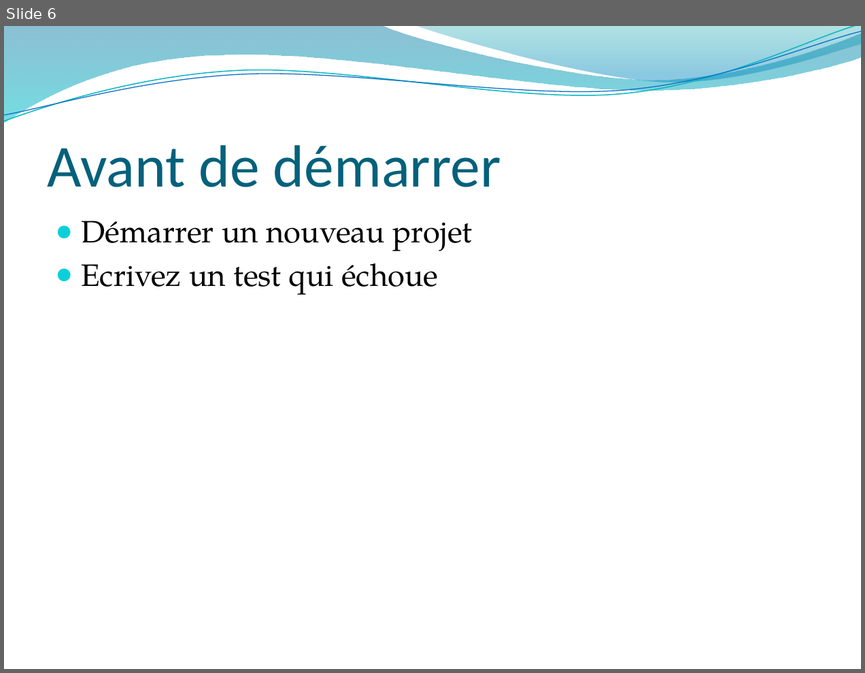
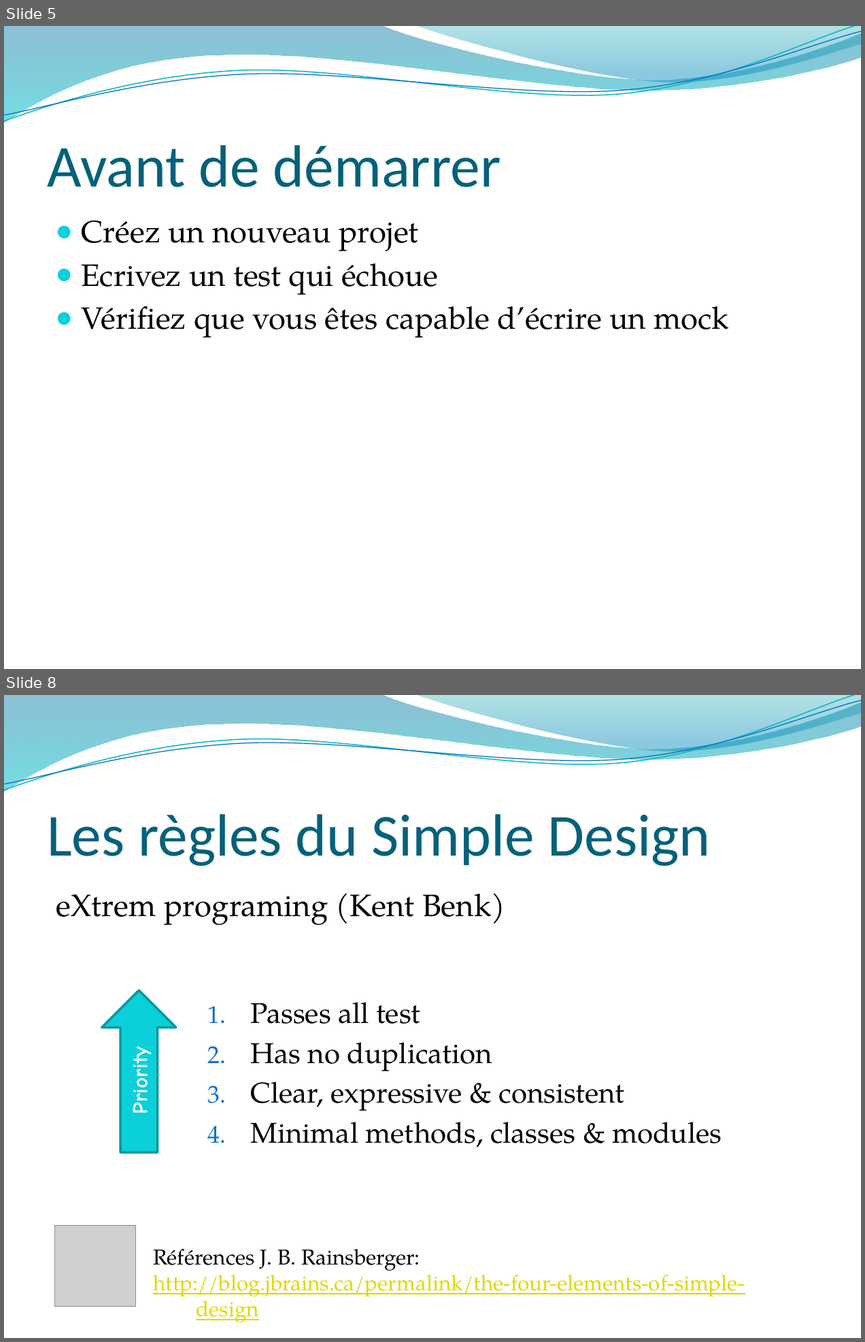
Before and after one commit to mathieucans/TDD.Trainig, a slide deck: docs/Introduction au TDD.2016.pptx. Shown one above the other, each under a label of ours: slide 6 before the commit, slides 5 and 8 after it; the slides between them are not shown. The pictures are 865x673 and 865x1342 pixels, drawn with LibreOffice and Linux fonts; fonts in the diff are those of the drawing; grey boxes stand for pictures; background and template pictures are left out. Boxes give left, top, right and bottom in pixels: in the first picture for what was removed or moved away, otherwise in the second. Text is boxed around its words. In the diff, an @@ line names an element or a change of style, - is before the commit and + after.

```diff
--- a/docs/Introduction au TDD.2016.pptx
+++ b/docs/Introduction au TDD.2016.pptx
@@ slide 8 added at box(4, 695, 861, 1338), background picture (left out); not listed: 4 template elements that a slide beside it also shows @@
@@ title added at box(47, 814, 711, 866), 50 pt, text #04617B @@
+Les règles du Simple Design
@@ text added at box(56, 893, 505, 925), 26 pt, text #000000 @@
+eXtrem programing (Kent Benk)
@@ right arrow added at box(102, 991, 176, 1153), fill #0BD0D9, outline #089AA1 2 pt, 18 pt, text #FFFFFF, bold @@
+Priority
@@ text added at box(251, 1002, 721, 1147), 24 pt, text #000000 @@
+  1. Passes all test
+  2. Has no duplication
+  3. Clear, expressive & consistent
+  4. Minimal methods, classes & modules
@@ picture added at box(54, 1225, 135, 1306) @@
@@ text added at box(153, 1249, 745, 1296), 18 pt, text #E2D700, underline @@
+Références J. B. Rainsberger:
+http://blog.jbrains.ca/permalink/the-four-elements-of-simple-design
@@ what was slide 6 is now slide 5 @@
@@ slide 5 changed as well @@
@@ text at box(81, 220, 418, 251): text changed @@
-● Démarrer un nouveau projet
+● Créez un nouveau projet
@@ text at box(81, 305, 729, 337): paragraph added @@
+● Vérifiez que vous êtes capable d’écrire un mock
```
Also in this commit, not shown: 9 other slides changed, 18 other slides added, 8 slides removed.
